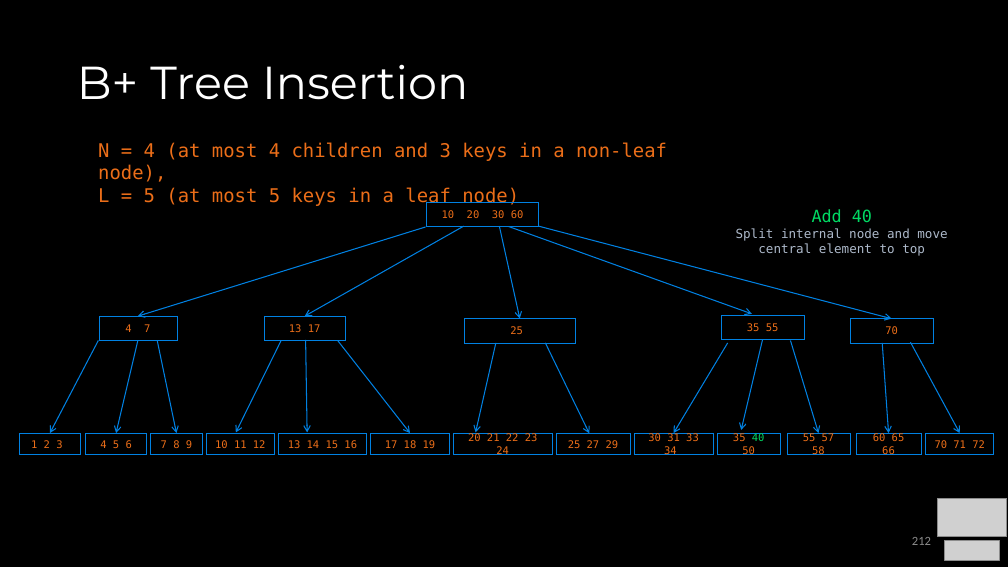
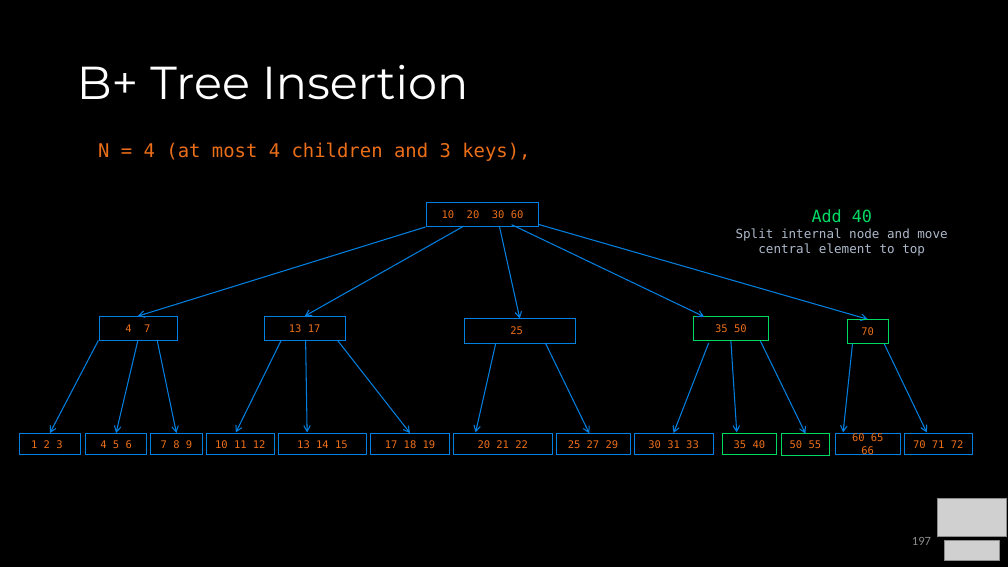
Before and after one commit to COP3530/Instructional-Content, a slide deck: slide 197 of Slides/Slides-PPT/4 - Balanced Trees.pptx (slide 212 before the commit). Drawn at 1008x567 pixels with LibreOffice and Linux fonts; fonts in the diff are those of the drawing; grey boxes stand for pictures. Boxes give left, top, right and bottom in pixels: in the first picture for what was removed or moved away, otherwise in the second. Text is boxed around its words. In the diff, an @@ line names an element or a change of style, - is before the commit and + after.

```diff
--- a/Slides/Slides-PPT/4 - Balanced Trees.pptx
+++ b/Slides/Slides-PPT/4 - Balanced Trees.pptx
@@ text at [98,142,530,161]: text changed @@
-N = 4 (at most 4 children and 3 keys in a non-leaf node),
-L = 5 (at most 5 keys in a leaf node)
+N = 4 (at most 4 children and 3 keys),
@@ arrow moved from (538, 226) - (892, 319) to (512, 225) - (704, 317) @@
@@ arrow moved from (509, 227) - (752, 314) to (538, 225) - (868, 319) @@
@@ rectangle "35 50": place and size @@
-rectangle "35 50" at [721,315,805,340]
+rectangle "35 50" at [693,316,768,340]
@@ text in rectangle at [715,324,747,332]: text changed @@
-35 55
+35 50
@@ rectangle "70": place and size @@
-rectangle "70" at [850,319,933,343]
+rectangle "70" at [848,319,889,343]
@@ arrow moved from (728, 343) - (674, 433) to (709, 343) - (674, 433) @@
@@ arrow moved from (763, 340) - (741, 430) to (731, 341) - (737, 433) @@
@@ arrow moved from (791, 340) - (819, 433) to (761, 340) - (805, 434) @@
@@ arrow moved from (882, 343) - (889, 433) to (853, 344) - (843, 433) @@
@@ arrow moved from (910, 343) - (960, 433) to (885, 344) - (927, 433) @@
@@ text in rectangle at [297,440,348,448]: text changed @@
-13 14 15 16
+13 14 15
@@ text in rectangle at [478,440,528,448]: text changed @@
-20 21 22 23 24
+20 21 22
@@ text in rectangle at [648,440,699,448]: text changed @@
-30 31 33 34
+30 31 33
@@ rectangle "35 40": place and size @@
-rectangle "35 40" at [718,433,781,455]
+rectangle "35 40" at [723,433,777,455]
@@ text in rectangle at [734,440,766,448]: text changed @@
-35 40 50
+35 40
@@ outline #0081E2 0.5 pt to #00DA63 0.5 pt in 4 elements at [723,433,777,455], [848,319,889,343], [693,316,768,340], [781,434,830,456] @@
@@ rectangle "50 55": place and size @@
-rectangle "50 55" at [787,433,851,455]
+rectangle "50 55" at [781,434,830,456]
@@ text in rectangle at [790,440,822,448]: text changed @@
-55 57 58
+50 55
@@ rectangle "60 65 66": place and size @@
-rectangle "60 65 66" at [857,433,922,455]
+rectangle "60 65 66" at [836,433,901,455]
@@ rectangle "70 71 72": place and size @@
-rectangle "70 71 72" at [926,433,994,455]
+rectangle "70 71 72" at [904,433,972,455]
@@ page number at [912,537,931,545]: text changed @@
-212
+197
```
Also in this commit, not shown: 26 other slides changed, 3 slides added, 3 slides removed, 1 other file.
